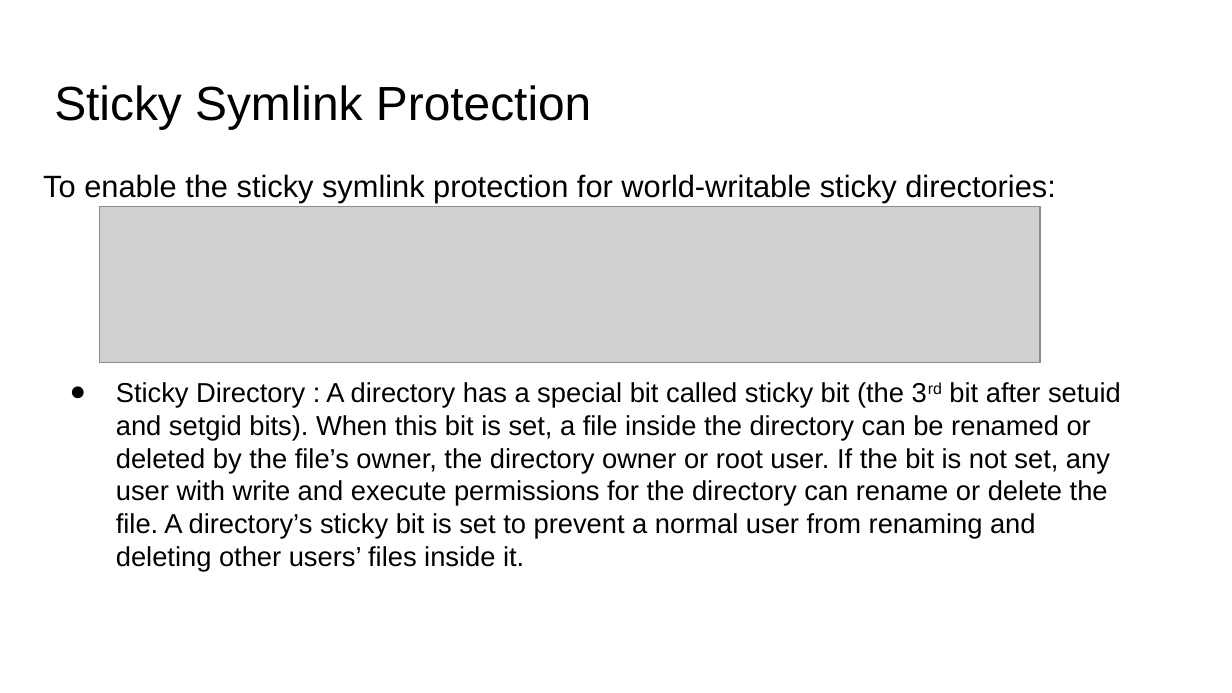
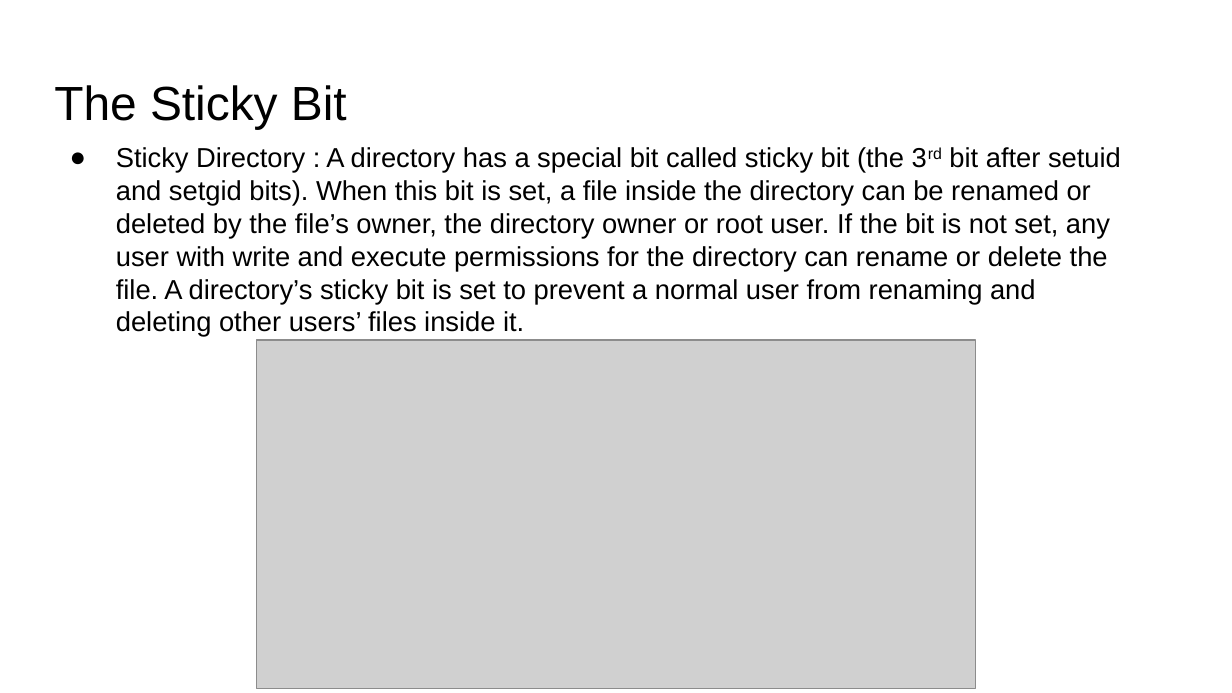
Before and after one commit to gulaoshi/gu.github.io, a slide deck: slide 23 of InfoSec/PPTs/Labs/Lab2-Race_Condition.pptx. Drawn at 1232x693 pixels with LibreOffice and Linux fonts; fonts in the diff are those of the drawing; grey boxes stand for pictures. Boxes give left, top, right and bottom in pixels: in the first picture for what was removed or moved away, otherwise in the second. Text is boxed around its words. In the diff, an @@ line names an element or a change of style, - is before the commit and + after.

```diff
--- a/InfoSec/PPTs/Labs/Lab2-Race_Condition.pptx
+++ b/InfoSec/PPTs/Labs/Lab2-Race_Condition.pptx
@@ title at (x1=54, y1=85, x2=347, y2=129): text changed @@
-Sticky Symlink Protection
+The Sticky Bit
@@ text "Sticky Directory : A directory ..." moved from (x1=116, y1=382, x2=1121, y2=572) to (x1=116, y1=147, x2=1121, y2=337) @@
@@ text removed at (x1=43, y1=174, x2=1055, y2=202) @@
-To enable the sticky symlink protection for world-writable sticky directories:
@@ picture removed at (x1=100, y1=206, x2=1040, y2=362) @@
@@ picture added at (x1=256, y1=340, x2=975, y2=689) @@
```
Also in this commit, not shown: 1 slide added, 1 slide removed, 9 other files.
